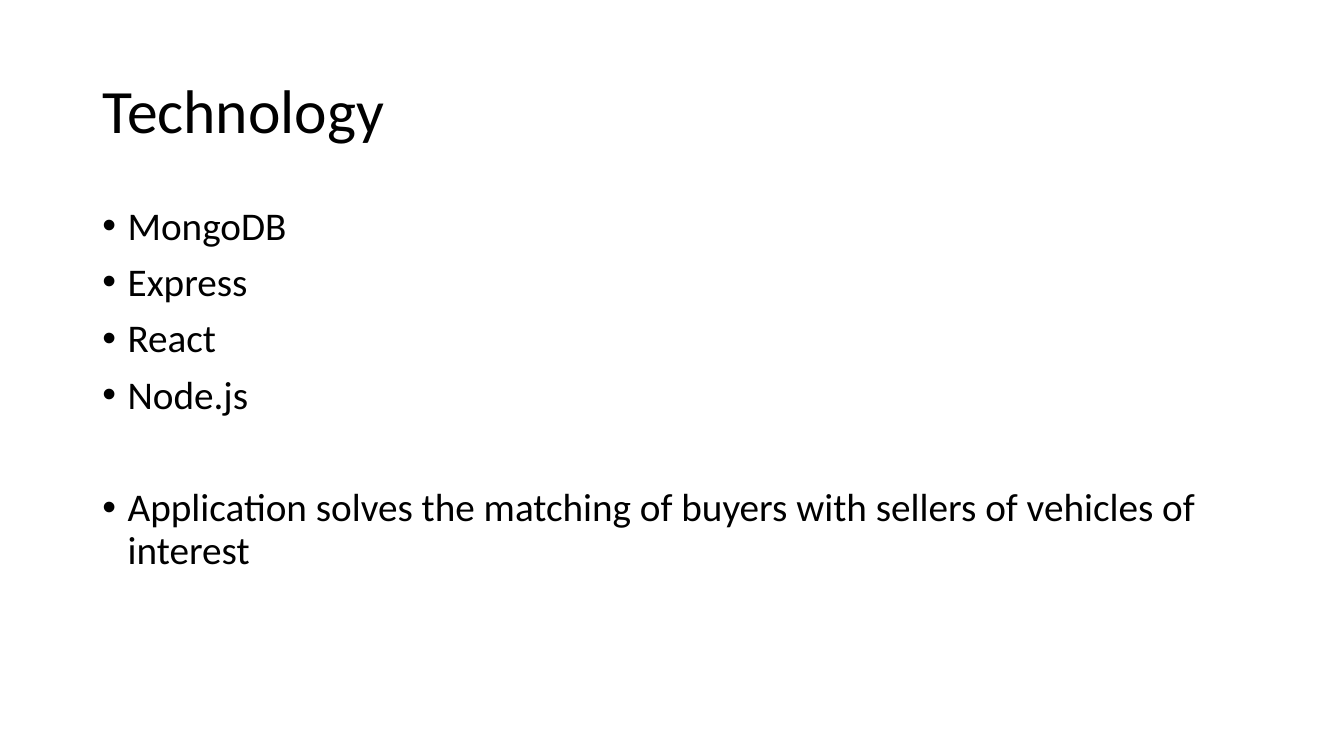
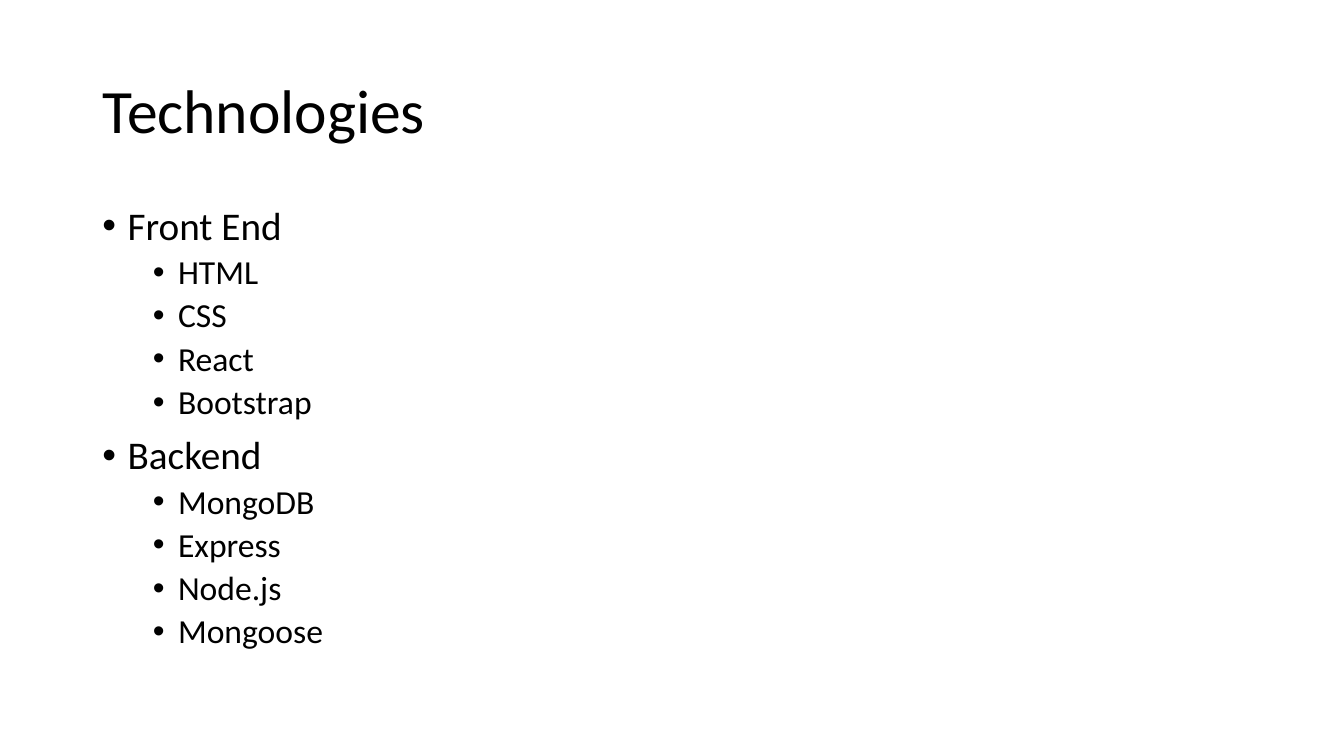
Before and after one commit to keira-mclean/capstone-cjk-be, a slide deck: slide 3 of Capstone3_CJK.pptx. Drawn at 1344x756 pixels with LibreOffice and Linux fonts; fonts in the diff are those of the drawing. Boxes give left, top, right and bottom in pixels: in the first picture for what was removed or moved away, otherwise in the second. Text is boxed around its words. In the diff, an @@ line names an element or a change of style, - is before the commit and + after.

```diff
--- a/Capstone3_CJK.pptx
+++ b/Capstone3_CJK.pptx
@@ title at [102,90,425,144]: text changed @@
-Technology
+Technologies
@@ text at [128,212,312,470]: paragraphs added @@
+• Front End
+  • HTML
+  • CSS
+  • React
+  • Bootstrap
+• Backend
@@ text at [128,327,216,353]: paragraph removed @@
-• React
@@ text at [178,492,314,606]: size 28 to 24 pt in "MongoDB", "Express", "Node.js"; list level 1 to 2 in "MongoDB"; list level 1 to 2 in "Express"; list level 1 to 2 in "Node.js" @@
@@ text at [178,621,323,649]: text changed; size 28 to 24 pt @@
-• Application solves the matching of buyers with sellers of vehicles of interest
+  • Mongoose
```
Also in this commit, not shown: 4 slides added.
